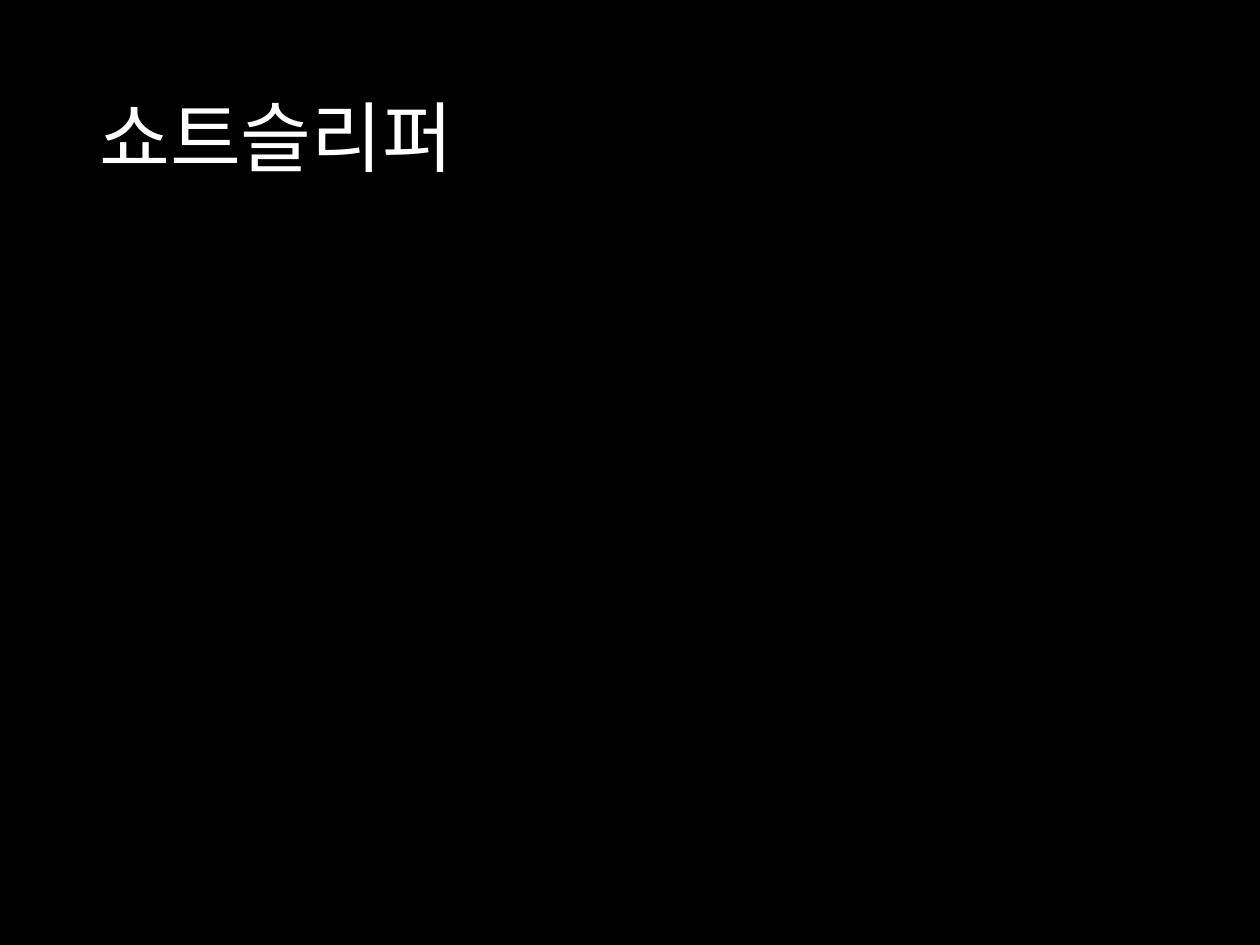
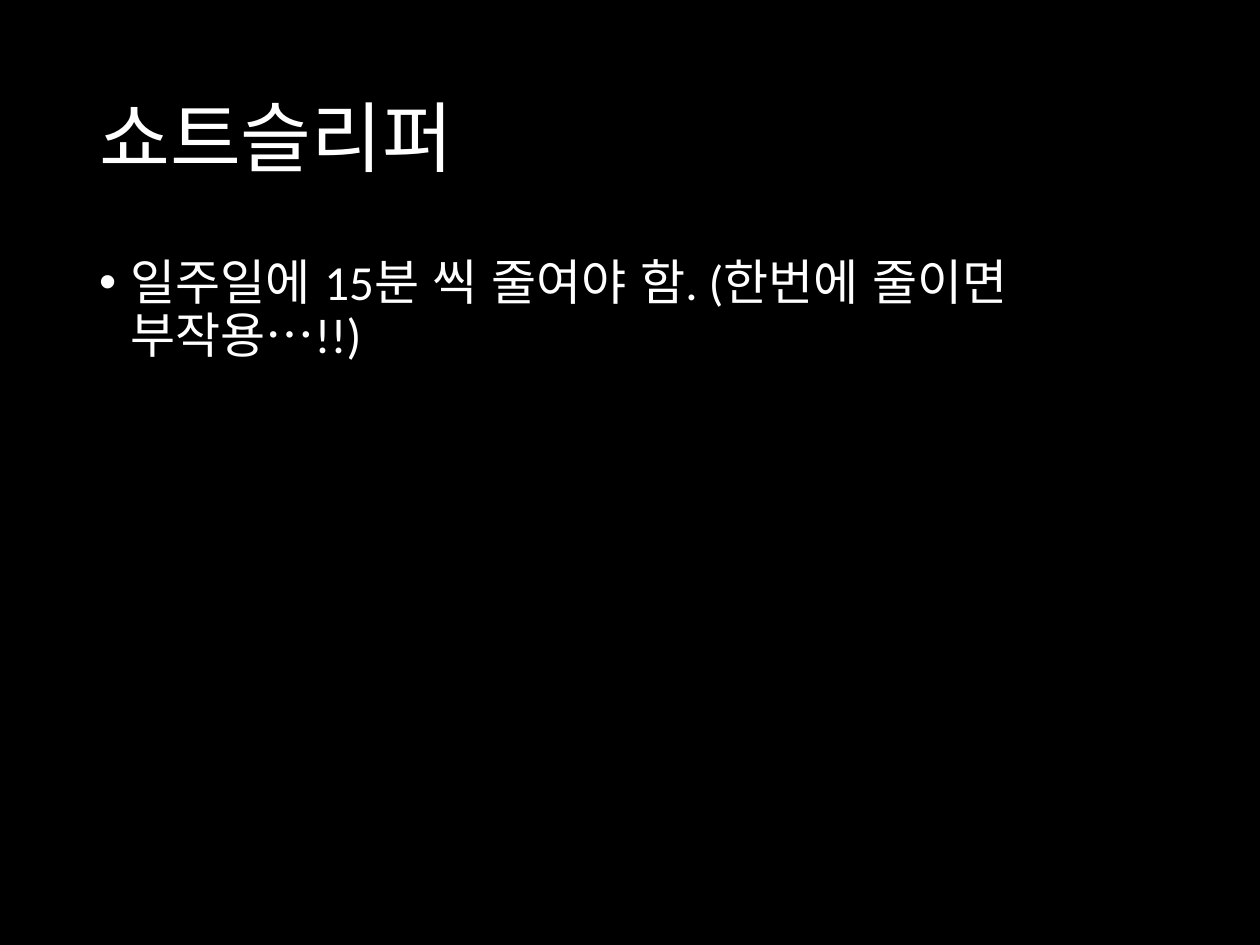
Before and after one commit to harrisleesh/Review, a slide deck: slide 5 of 적게 자도 괜찮습니다.pptx. Drawn at 1260x945 pixels with LibreOffice and Linux fonts; fonts in the diff are those of the drawing. Boxes give left, top, right and bottom in pixels: in the first picture for what was removed or moved away, otherwise in the second. Text is boxed around its words. In the diff, an @@ line names an element or a change of style, - is before the commit and + after.

Commit message:
적게자도 괜찮습니다. Final Commit
1.자는 데에 드는 시간, 일어나는 데에 드는 시간을 최소화한다.
2.수면의 질을 높이는 여러 방법을 채택한다.
3.낮잠을 활용한다.(몇초~몇시간) 세시 이전에 낮잠을 잔다.
4.쇼트슬리퍼가 되자.

```diff
--- a/적게 자도 괜찮습니다.pptx
+++ b/적게 자도 괜찮습니다.pptx
@@ text added at (x1=131, y1=259, x2=1007, y2=360), 28 pt, text #FFFFFF @@
+• 일주일에 15분 씩 줄여야 함. (한번에 줄이면 부작용…!!)
```
Also in this commit, not shown: 3 other slides changed.
